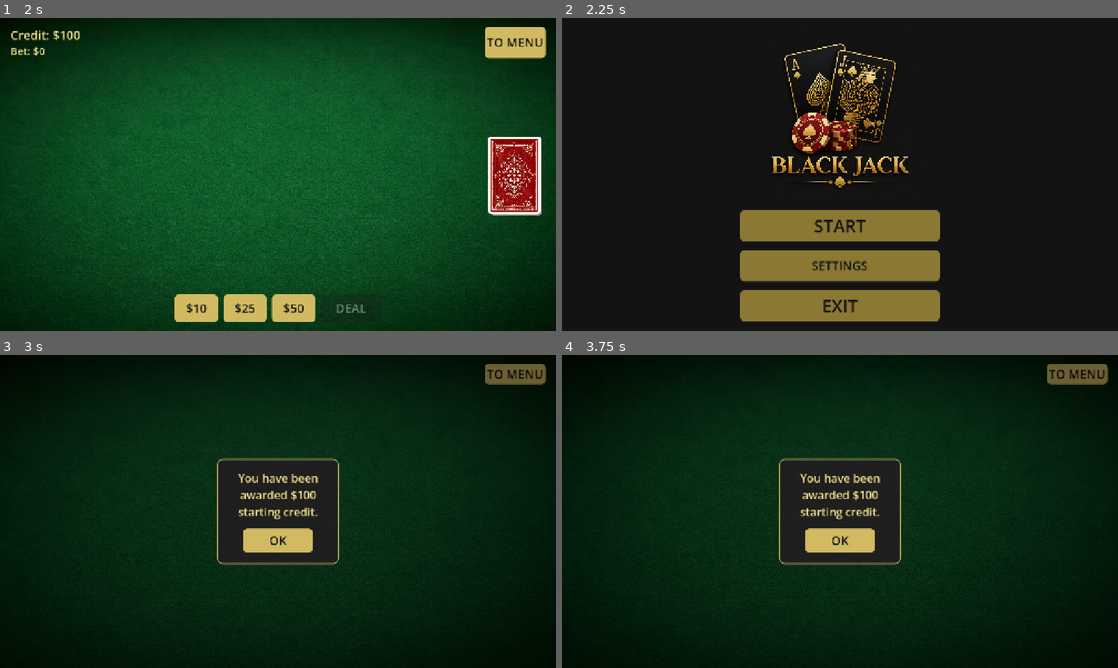
Above: before the commit, frames 1-4 (two rows, left to right).
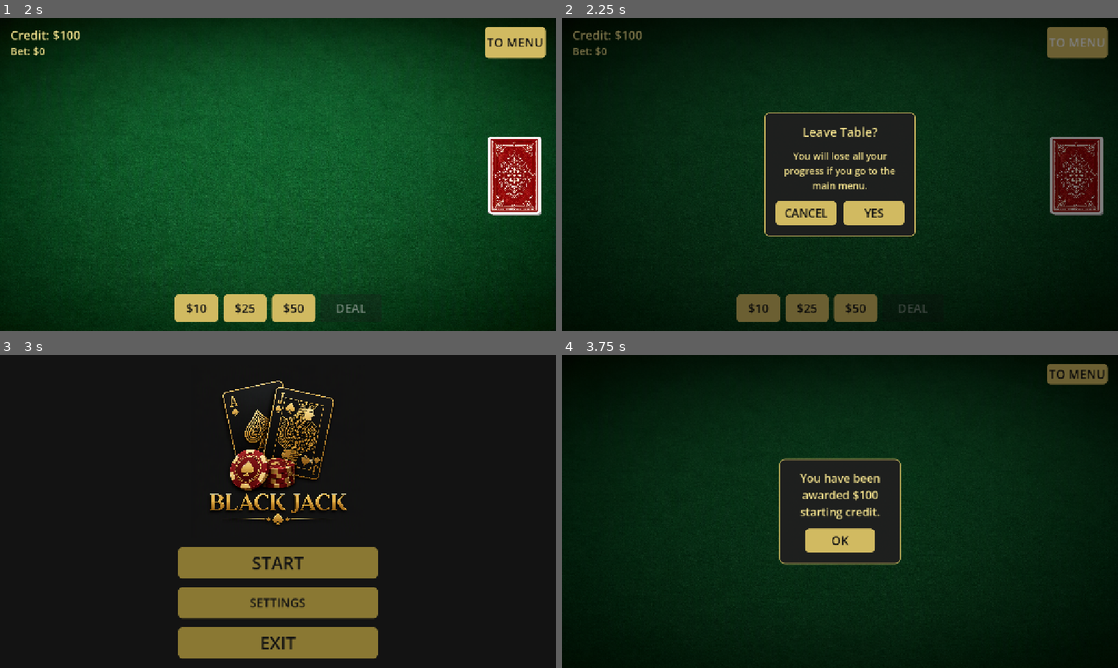
Above: after the commit, the same moments.

Repository: AShynkevich/BlackJ
Game: Godot game, scene res://menu.tscn
The game is run twice, just before and just after one commit, with the same random seed, the same clock (stepped at 60 frames per second) and the same inputs.
Inputs (mouse positions are in pixels of both pictures, inside the frame that each line leads up to):
- Up to frame 1 (2 s): click "START" at 0.5 s; click "OK" at 1.25 s
- Up to frame 2 (2.25 s): click "TO MENU" at 2 s
- Up to frame 3 (3 s): click (311, 549) at 2.75 s, where only the run after the commit has a clickable "YES"
- Up to frame 4 (3.75 s): click "TO MENU" (after the commit: "START") at 3.5 s

Frame 1 is identical in both runs. In frame 2, 32% of the frame differs, in the area x 2-99%, y 2-98%; in frame 3, 31%; in frame 4, nothing differs.

Commit message:
Add localized leave-table confirmation dialog
- Add ConfirmLeaveDialog to main_level.tscn (Title/Message/Cancel/Yes), styled like existing dialogs.
- TO MENU button now opens the confirmation instead of navigating immediately.
- _go_to_main_menu() extracted for the actual scene switch; out-of-credit OK path uses it directly, skipping the confirmation.
- Add LEAVE_TABLE_TITLE, LEAVE_TABLE_MESSAGE, YES, CANCEL localization keys (EN/RU).
- Fix unquoted comma in LEAVE_TABLE_MESSAGE Russian text that broke CSV column parsing.

Diff:
--- a/localization/ui.csv
+++ b/localization/ui.csv
@@ -27,3 +27,7 @@
 RESULT_PLAYER_WINS,You win $%d.,Вы выиграли $%d.
 RESULT_DEALER_WINS,Dealer wins.,Дилер выиграл.
 RESULT_PUSH,Push.,Ничья.
+LEAVE_TABLE_TITLE,Leave Table?,Покинуть стол?
+LEAVE_TABLE_MESSAGE,You will lose all your progress if you go to the main menu.,"Если вы вернётесь в главное меню, весь прогресс будет потерян."
+YES,YES,ДА
+CANCEL,CANCEL,ОТМЕНА
--- a/main_level.gd
+++ b/main_level.gd
@@ -35,6 +35,8 @@
 @onready var result_label: Label = $%ResultLabel
 @onready var credit_dialog: ColorRect = $%CreditDialog
 @onready var session_message: Label = $%Message
+@onready var confirm_leave_dialog: ColorRect = $%ConfirmLeaveDialog
+@onready var confirm_leave_message: Label = $%ConfirmMessage
 @onready var deck_pile: Control = $%DeckPile
 @onready var bet_panel: HBoxContainer = $%BetPanel
 @onready var deal_button: Button = $%DealButton
@@ -109,7 +111,7 @@
 
 func _on_credit_ok_pressed() -> void:
 	if flow.phase != flow.Phase.CREDIT:
-		_on_main_menu_pressed()
+		_go_to_main_menu()
 		return
 	sfx_click.play()
 	credit_label.visible = true
@@ -340,4 +342,19 @@
 
 func _on_main_menu_pressed() -> void:
 	sfx_click.play()
+	confirm_leave_message.text = tr("LEAVE_TABLE_MESSAGE")
+	confirm_leave_dialog.visible = true
+
+
+func _on_confirm_leave_yes_pressed() -> void:
+	sfx_click.play()
+	_go_to_main_menu()
+
+
+func _on_confirm_leave_cancel_pressed() -> void:
+	sfx_click.play()
+	confirm_leave_dialog.visible = false
+
+
+func _go_to_main_menu() -> void:
 	get_tree().change_scene_to_file("res://menu.tscn")
--- a/main_level.tscn
+++ b/main_level.tscn
@@ -410,9 +410,89 @@
 theme_override_styles/hover = SubResource("StyleBoxFlat_bet")
 text = "OK"
 
+[node name="ConfirmLeaveDialog" type="ColorRect" parent="." unique_id=340815800]
+unique_name_in_owner = true
+visible = false
+layout_mode = 1
+anchors_preset = 15
+anchor_right = 1.0
+anchor_bottom = 1.0
+grow_horizontal = 2
+grow_vertical = 2
+color = Color(0, 0, 0, 0.4862745)
+
+[node name="Center" type="CenterContainer" parent="ConfirmLeaveDialog" unique_id=340815801]
+layout_mode = 1
+anchors_preset = 15
+anchor_right = 1.0
+anchor_bottom = 1.0
+grow_horizontal = 2
+grow_vertical = 2
+
+[node name="Panel" type="PanelContainer" parent="ConfirmLeaveDialog/Center" unique_id=340815802]
+custom_minimum_size = Vector2(320, 220)
+layout_mode = 2
+theme_override_styles/panel = SubResource("StyleBoxFlat_dialog")
+
+[node name="Margin" type="MarginContainer" parent="ConfirmLeaveDialog/Center/Panel" unique_id=340815803]
+layout_mode = 2
+theme_override_constants/margin_left = 24
+theme_override_constants/margin_top = 24
+theme_override_constants/margin_right = 24
+theme_override_constants/margin_bottom = 24
+
+[node name="Box" type="VBoxContainer" parent="ConfirmLeaveDialog/Center/Panel/Margin" unique_id=340815804]
+layout_mode = 2
+theme_override_constants/separation = 20
+
+[node name="Title" type="Label" parent="ConfirmLeaveDialog/Center/Panel/Margin/Box" unique_id=340815805]
+layout_mode = 2
+theme_override_colors/font_color = Color(0.95, 0.88, 0.55, 1)
+theme_override_font_sizes/font_size = 28
+text = "LEAVE_TABLE_TITLE"
+horizontal_alignment = 1
+
+[node name="ConfirmMessage" type="Label" parent="ConfirmLeaveDialog/Center/Panel/Margin/Box" unique_id=340815806]
+unique_name_in_owner = true
+layout_mode = 2
+size_flags_vertical = 3
+theme_override_colors/font_color = Color(0.95, 0.88, 0.55, 1)
+theme_override_font_sizes/font_size = 22
+text = "You will lose all your progress if you go to the main menu."
+horizontal_alignment = 1
+vertical_alignment = 1
+autowrap_mode = 3
+
+[node name="Buttons" type="HBoxContainer" parent="ConfirmLeaveDialog/Center/Panel/Margin/Box" unique_id=340815807]
+layout_mode = 2
+alignment = 1
+theme_override_constants/separation = 16
+
+[node name="CancelButton" type="Button" parent="ConfirmLeaveDialog/Center/Panel/Margin/Box/Buttons" unique_id=340815808]
+custom_minimum_size = Vector2(140, 56)
+layout_mode = 2
+theme_override_colors/font_color = Color(0.07450981, 0.07450981, 0.07450981, 1)
+theme_override_font_sizes/font_size = 26
+theme_override_styles/normal = SubResource("StyleBoxFlat_bet")
+theme_override_styles/pressed = SubResource("StyleBoxFlat_bet")
+theme_override_styles/hover = SubResource("StyleBoxFlat_bet")
+text = "CANCEL"
+
+[node name="YesButton" type="Button" parent="ConfirmLeaveDialog/Center/Panel/Margin/Box/Buttons" unique_id=340815809]
+custom_minimum_size = Vector2(140, 56)
+layout_mode = 2
+theme_override_colors/font_color = Color(0.07450981, 0.07450981, 0.07450981, 1)
+theme_override_font_sizes/font_size = 26
+theme_override_styles/normal = SubResource("StyleBoxFlat_bet")
+theme_override_styles/pressed = SubResource("StyleBoxFlat_bet")
+theme_override_styles/hover = SubResource("StyleBoxFlat_bet")
+text = "YES"
+
 [connection signal="pressed" from="SafeArea/Fill/TableLayout/TopBar/StartButton" to="." method="_on_main_menu_pressed"]
 [connection signal="pressed" from="SafeArea/Fill/TableLayout/ActionBar/BetPanel/DealButton" to="." method="_on_deal_pressed"]
 [connection signal="pressed" from="SafeArea/Fill/TableLayout/ActionBar/DecisionPanel/HitButton" to="." method="_on_hit_pressed"]
 [connection signal="pressed" from="SafeArea/Fill/TableLayout/ActionBar/DecisionPanel/StandButton" to="." method="_on_stand_pressed"]
 [connection signal="pressed" from="SafeArea/Fill/TableLayout/ActionBar/ResultPanel/NextButton" to="." method="_on_next_pressed"]
 [connection signal="pressed" from="CreditDialog/Center/Panel/Margin/Box/OkButton" to="." method="_on_credit_ok_pressed"]
+[connection signal="pressed" from="ConfirmLeaveDialog/Center/Panel/Margin/Box/Buttons/CancelButton" to="." method="_on_confirm_leave_cancel_pressed"]
+[connection signal="pressed" from="ConfirmLeaveDialog/Center/Panel/Margin/Box/Buttons/YesButton" to="." method="_on_confirm_leave_yes_pressed"]
